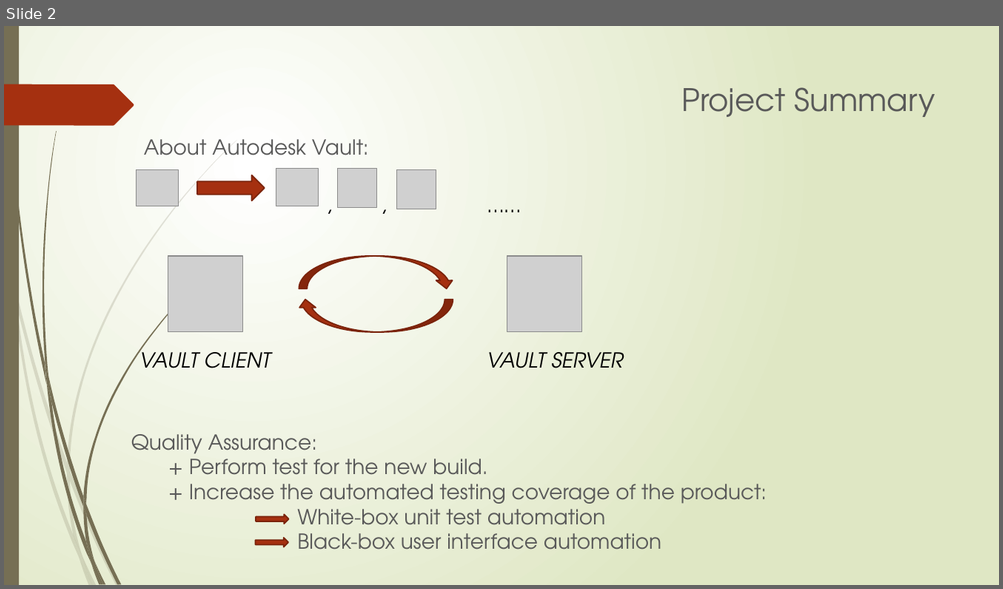
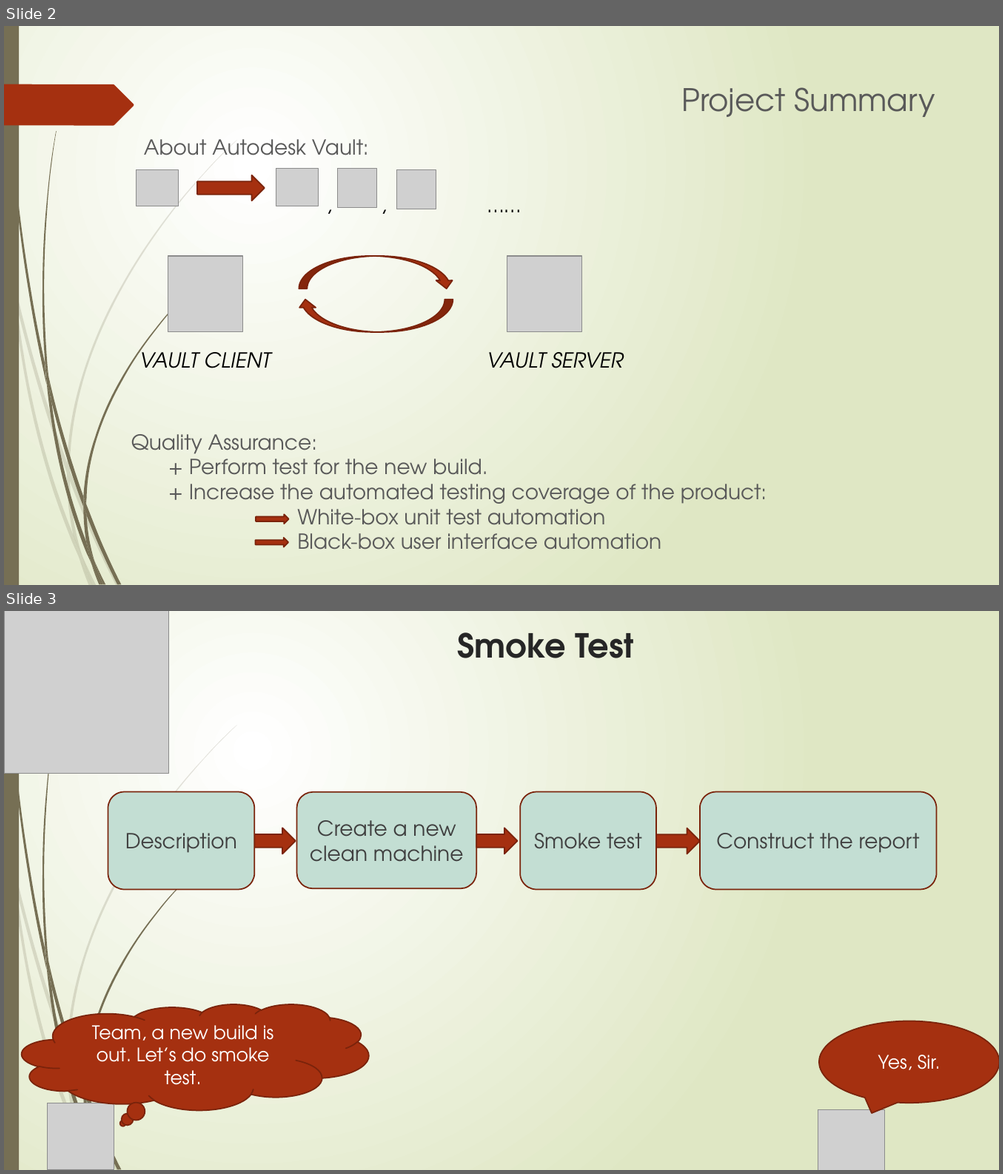
Before and after one commit to Quach2502/present, a slide deck: finalpresent.pptm. Shown one above the other, each under a label of ours: slide 2 before the commit, slides 2 and 3 after it. The pictures are 1003x589 and 1003x1174 pixels, drawn with LibreOffice and Linux fonts; fonts in the diff are those of the drawing; grey boxes stand for pictures. Boxes give left, top, right and bottom in pixels: in the first picture for what was removed or moved away, otherwise in the second. Text is boxed around its words. In the diff, an @@ line names an element or a change of style, - is before the commit and + after.

```diff
--- a/finalpresent.pptm
+++ b/finalpresent.pptm
@@ slide 3 added at [4, 611, 999, 1170], background gradient #FFFFFF to #DFE8C4; not listed: 24 template elements that a slide beside it also shows @@
@@ picture added at [4, 611, 169, 773] @@
@@ title added at [457, 632, 633, 658], 32 pt, text #262626, bold @@
+Smoke Test
@@ rounded rectangle added at [108, 792, 254, 890], fill #C3DED3, outline #7A240C 1.25 pt, 20 pt, text #404040 @@
+Description
@@ rounded rectangle added at [296, 792, 476, 889], fill #C3DED3, outline #7A240C 1.25 pt, 20 pt, text #404040 @@
+Create a new clean machine
@@ rounded rectangle added at [521, 792, 656, 890], fill #C3DED3, outline #7A240C 1.25 pt, 20 pt, text #404040 @@
+Smoke test
@@ rounded rectangle added at [700, 792, 936, 890], fill #C3DED3, outline #7A240C 1.25 pt, 20 pt, text #404040 @@
+Construct the report
@@ right arrow added at [255, 828, 296, 854], fill #A53010, outline #7A240C 1.25 pt @@
@@ right arrow added at [476, 828, 518, 854], fill #A53010, outline #7A240C 1.25 pt @@
@@ right arrow added at [656, 828, 700, 854], fill #A53010, outline #7A240C 1.25 pt @@
@@ thought cloud added at [22, 1004, 369, 1111], fill #A53010, outline #7A240C 1.25 pt, 18 pt, text #FFFFFF @@
+Team, a new build is out. Let’s do smoke test.
@@ speech bubble added at [819, 1022, 999, 1103], fill #A53010, outline #7A240C 1.25 pt, 18 pt, text #FFFFFF @@
+Yes, Sir.
@@ picture added at [47, 1103, 114, 1170] @@
@@ picture added at [818, 1111, 885, 1170] @@
```
Also in this commit, not shown: 1 slide changed, 1 other slide added, 5 other files.
